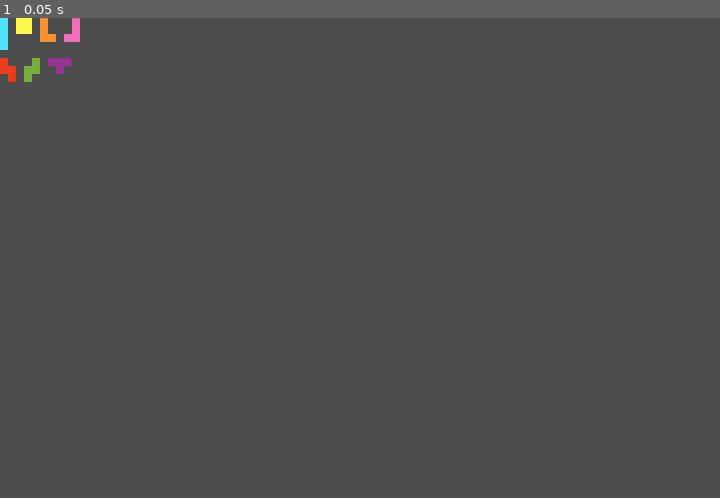
Above: before the commit, frame 1.
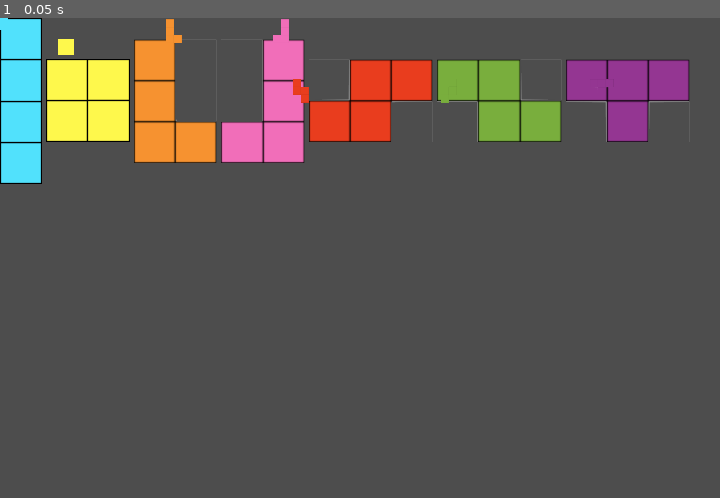
Above: after the commit, the same moment.

Repository: rpuorro24/Inventory
Game: Godot game, scene res://draggable_blocks.tscn
Two runs of this game, one before a commit and one after it. Both use one fixed random seed, a clock stepped at 60 frames per second and the inputs below. This scene is started directly instead of the project's main scene.
Inputs:
- Up to frame 1 (0.05 s): no input

The runs differ from the first frame. In frame 1, 14% of the frame differs, in the area x 0-96%, y 0-35%.

Commit message:
draggable blocks

Diff:
--- a/DragPreview.tscn
+++ b/DragPreview.tscn
@@ -3,5 +3,5 @@
 [ext_resource type="Script" path="res://DragPreview.gd" id="1_ywjw6"]
 
 [node name="DragPreview" type="Sprite2D"]
-self_modulate = Color(1, 1, 1, 0.721569)
+modulate = Color(1, 1, 1, 0.721569)
 script = ExtResource("1_ywjw6")
--- a/TextureButton.gd
+++ b/TextureButton.gd
@@ -1,6 +1,6 @@
 extends TextureButton
 
-const dragPreview = preload("res://DragPreview.tscn")
+const DRAGPREVIEW = preload("res://DragPreview.tscn")
 
 
 # Called when the node enters the scene tree for the first time.
@@ -19,8 +19,10 @@
 	var data = {}
 	data["origin_node"] = self
 	data["origin_slot"] = slot
+	data["origin_texture_normal"] = texture_normal
+	data["origin_texture_pressed"] = texture_pressed
 
-	var dragPreview = dragPreview.instance()
+	var dragPreview = DRAGPREVIEW.instantiate()
 	dragPreview.texture = texture_normal
 	add_child(dragPreview)
 
@@ -30,6 +32,7 @@
 func _can_drop_data(position, data):
 	var target_slot = get_parent().get_name()
 	data["target_texture_normal"] = texture_normal
+	data["target_texture_pressed"] = texture_pressed
 
 	return true
 
@@ -37,5 +40,7 @@
 func _drop_data(position, data):
 
 	data["origin_node"].texture_normal = data["target_texture_normal"]
+	data["origin_node"].texture_pressed = data["target_texture_pressed"]
 
 	texture_normal = data["origin_texture_normal"]
+	texture_pressed = data["origin_texture_pressed"]
--- a/drag_preview.gd
+++ /dev/null
@@ -1,11 +0,0 @@
-extends Sprite2D
-
-func _ready():
-	pass
-
-
-func _process(delta):
-	global_position = get_global_mouse_position()
-
-	if Input.is_action_just_released("LeftMouse"):
-		queue_free()
--- a/drag_preview.tscn
+++ /dev/null
@@ -1,4 +0,0 @@
-[gd_scene format=3 uid="uid://8rwpy7bd15gg"]
-
-[node name="Drag Preview" type="Sprite2D"]
-self_modulate = Color(1, 1, 1, 0.721569)
--- a/draggable_blocks.tscn
+++ b/draggable_blocks.tscn
@@ -1,13 +1,20 @@
-[gd_scene load_steps=9 format=3 uid="uid://di4xofy5ts46q"]
+[gd_scene load_steps=16 format=3 uid="uid://di4xofy5ts46q"]
 
 [ext_resource type="PackedScene" uid="uid://bmu0fjucqok34" path="res://4x_1.tscn" id="1_rqcd3"]
+[ext_resource type="Texture2D" uid="uid://b6bei74nhelja" path="res://block_textures/4x1.png" id="1_s1d2w"]
 [ext_resource type="Script" path="res://TextureButton.gd" id="1_t52ko"]
 [ext_resource type="PackedScene" uid="uid://c06ox63sdnbe4" path="res://2x_2.tscn" id="2_q0b8x"]
 [ext_resource type="PackedScene" uid="uid://bo33se7u25lar" path="res://l_block.tscn" id="3_jwpiy"]
 [ext_resource type="PackedScene" uid="uid://bxlj1g3wccxid" path="res://reverse_l_block.tscn" id="4_iodcd"]
+[ext_resource type="Texture2D" uid="uid://cwhq332rh636a" path="res://block_textures/2x2.png" id="4_kti4a"]
 [ext_resource type="PackedScene" uid="uid://ci412qar1h0b" path="res://zig_zag.tscn" id="5_trgbb"]
 [ext_resource type="PackedScene" uid="uid://xcq05dfkdncr" path="res://reverse_zig_zag.tscn" id="6_au5qp"]
+[ext_resource type="Texture2D" uid="uid://cgk4lf14gosa0" path="res://block_textures/l_block.png" id="6_jrvpf"]
 [ext_resource type="PackedScene" uid="uid://dyof4fs7k2uqd" path="res://t_block.tscn" id="7_xps33"]
+[ext_resource type="Texture2D" uid="uid://ci81fxno2xqfh" path="res://block_textures/reverse_l_block.png" id="8_v6fug"]
+[ext_resource type="Texture2D" uid="uid://bip8e4hhstg4y" path="res://block_textures/zigzag.png" id="10_21jde"]
+[ext_resource type="Texture2D" uid="uid://bgam6jyreawjc" path="res://block_textures/reverse_zigzag.png" id="12_dokux"]
+[ext_resource type="Texture2D" uid="uid://bkmvncqioqitp" path="res://block_textures/t_block.png" id="14_kskod"]
 
 [node name="Node2D" type="Node2D"]
 
@@ -27,6 +34,7 @@
 
 [node name="TextureButton" type="TextureButton" parent="Control/BoxContainer/CenterContainer"]
 layout_mode = 2
+texture_normal = ExtResource("1_s1d2w")
 script = ExtResource("1_t52ko")
 
 [node name="4x1" parent="Control/BoxContainer/CenterContainer/TextureButton" instance=ExtResource("1_rqcd3")]
@@ -37,6 +45,8 @@
 
 [node name="TextureButton" type="TextureButton" parent="Control/BoxContainer/CenterContainer2"]
 layout_mode = 2
+texture_normal = ExtResource("4_kti4a")
+script = ExtResource("1_t52ko")
 
 [node name="2x2" parent="Control/BoxContainer/CenterContainer2/TextureButton" instance=ExtResource("2_q0b8x")]
 position = Vector2(12, -20)
@@ -46,6 +56,8 @@
 
 [node name="TextureButton" type="TextureButton" parent="Control/BoxContainer/CenterContainer3"]
 layout_mode = 2
+texture_normal = ExtResource("6_jrvpf")
+script = ExtResource("1_t52ko")
 
 [node name="l_block" parent="Control/BoxContainer/CenterContainer3/TextureButton" instance=ExtResource("3_jwpiy")]
 position = Vector2(32, -20)
@@ -55,6 +67,8 @@
 
 [node name="TextureButton" type="TextureButton" parent="Control/BoxContainer/CenterContainer4"]
 layout_mode = 2
+texture_normal = ExtResource("8_v6fug")
+script = ExtResource("1_t52ko")
 
 [node name="reverse_l_block" parent="Control/BoxContainer/CenterContainer4/TextureButton" instance=ExtResource("4_iodcd")]
 position = Vector2(52, -20)
@@ -64,6 +78,8 @@
 
 [node name="TextureButton" type="TextureButton" parent="Control/BoxContainer/CenterContainer5"]
 layout_mode = 2
+texture_normal = ExtResource("10_21jde")
+script = ExtResource("1_t52ko")
 
 [node name="zig_zag" parent="Control/BoxContainer/CenterContainer5/TextureButton" instance=ExtResource("5_trgbb")]
 position = Vector2(-16, 20)
@@ -73,6 +89,8 @@
 
 [node name="TextureButton" type="TextureButton" parent="Control/BoxContainer/CenterContainer6"]
 layout_mode = 2
+texture_normal = ExtResource("12_dokux")
+script = ExtResource("1_t52ko")
 
 [node name="reverse_zig_zag" parent="Control/BoxContainer/CenterContainer6/TextureButton" instance=ExtResource("6_au5qp")]
 position = Vector2(4, 20)
@@ -82,6 +100,8 @@
 
 [node name="TextureButton" type="TextureButton" parent="Control/BoxContainer/CenterContainer7"]
 layout_mode = 2
+texture_normal = ExtResource("14_kskod")
+script = ExtResource("1_t52ko")
 
 [node name="t_block" parent="Control/BoxContainer/CenterContainer7/TextureButton" instance=ExtResource("7_xps33")]
 position = Vector2(24, 20)
--- a/project.godot
+++ b/project.godot
@@ -19,3 +19,12 @@
 
 window/size/viewport_width=720
 window/size/viewport_height=480
+window/stretch/mode="canvas_items"
+
+[input]
+
+LeftMouse={
+"deadzone": 0.5,
+"events": [Object(InputEventMouseButton,"resource_local_to_scene":false,"resource_name":"","device":-1,"window_id":0,"alt_pressed":false,"shift_pressed":false,"ctrl_pressed":false,"meta_pressed":false,"button_mask":0,"position":Vector2(0, 0),"global_position":Vector2(0, 0),"factor":1.0,"button_index":1,"canceled":false,"pressed":false,"double_click":false,"script":null)
+]
+}
